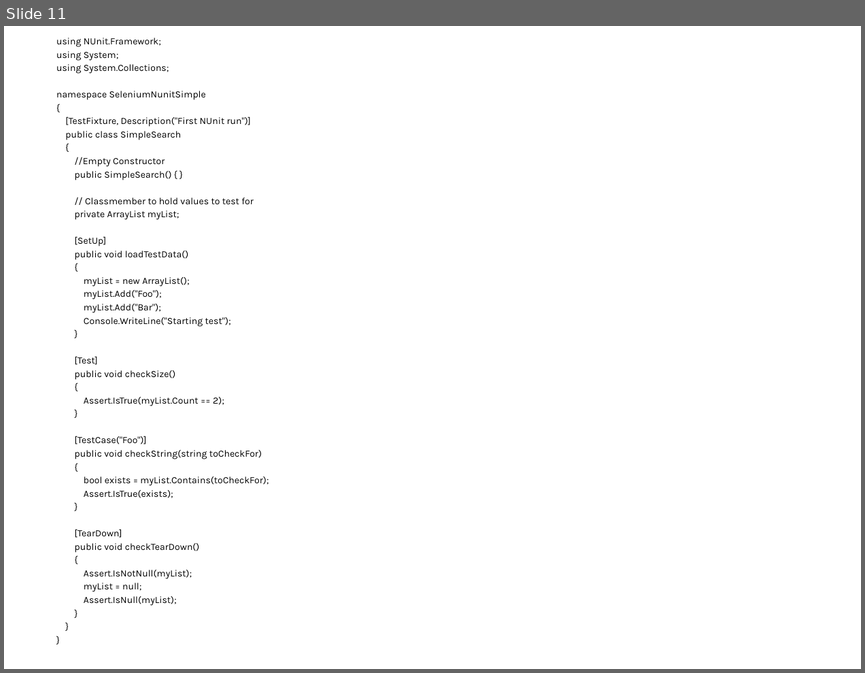
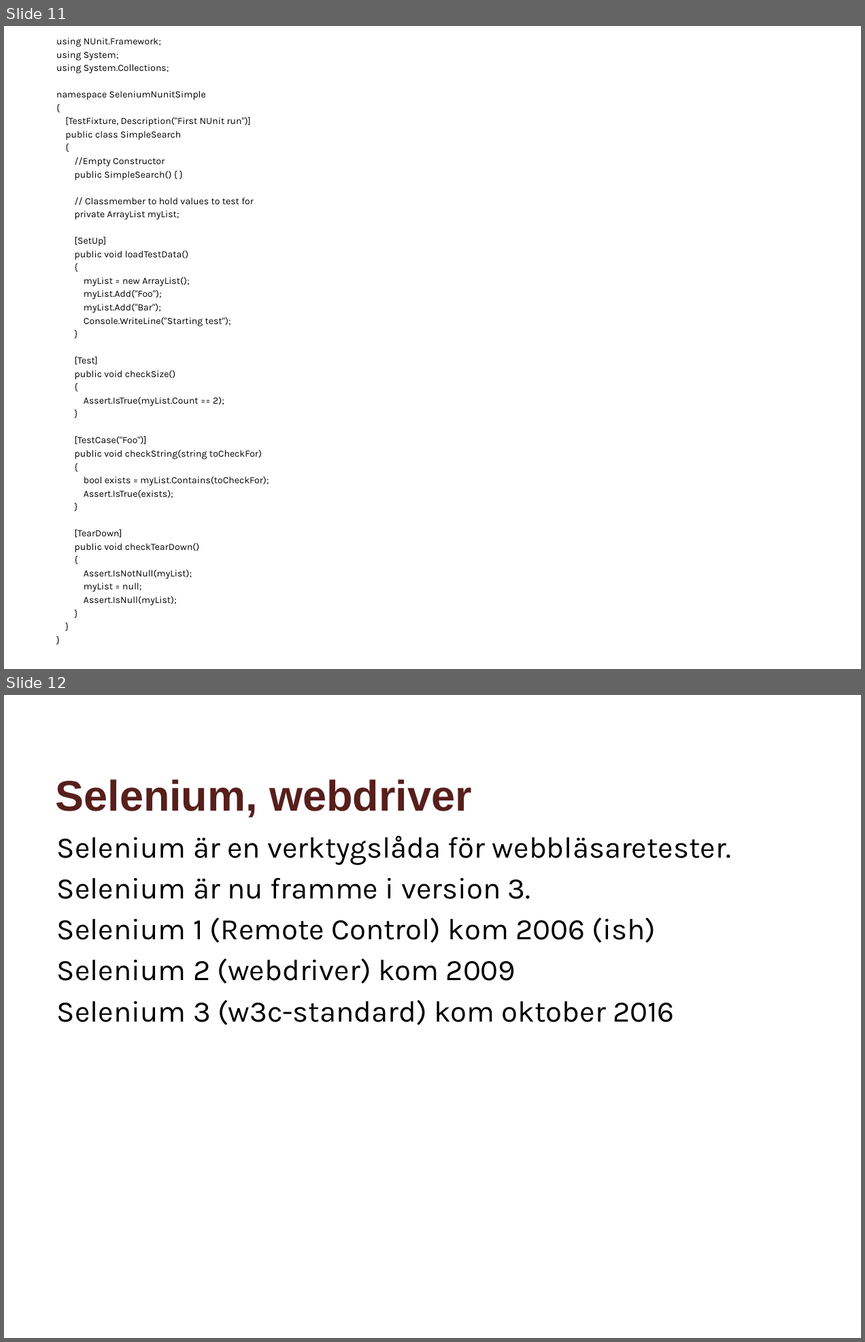
Before and after one commit to andekd/Webdriver-in-VS2015, a slide deck: Selenium_VS2015_Bas.pptx. Shown one above the other, each under a label of ours: slide 11 before the commit, slides 11 and 12 after it. The pictures are 865x673 and 865x1342 pixels, drawn with LibreOffice and Linux fonts; fonts in the diff are those of the drawing; background and template pictures are left out. Boxes give left, top, right and bottom in pixels: in the first picture for what was removed or moved away, otherwise in the second. Text is boxed around its words. In the diff, an @@ line names an element or a change of style, - is before the commit and + after.

```diff
--- a/Selenium_VS2015_Bas.pptx
+++ b/Selenium_VS2015_Bas.pptx
@@ slide 12 added at (4, 695, 861, 1338), background #FFFFFF @@
@@ title added at (56, 779, 471, 817), 36 pt, text #571F1C, bold @@
+Selenium, webdriver
@@ text added at (57, 836, 732, 1025), 25 pt, text #000000 @@
+Selenium är en verktygslåda för webbläsaretester.
+Selenium är nu framme i version 3.
+Selenium 1 (Remote Control) kom 2006 (ish)
+Selenium 2 (webdriver) kom 2009
+Selenium 3 (w3c-standard) kom oktober 2016
```
Also in this commit, not shown: 2 other slides added, 11 other files.
